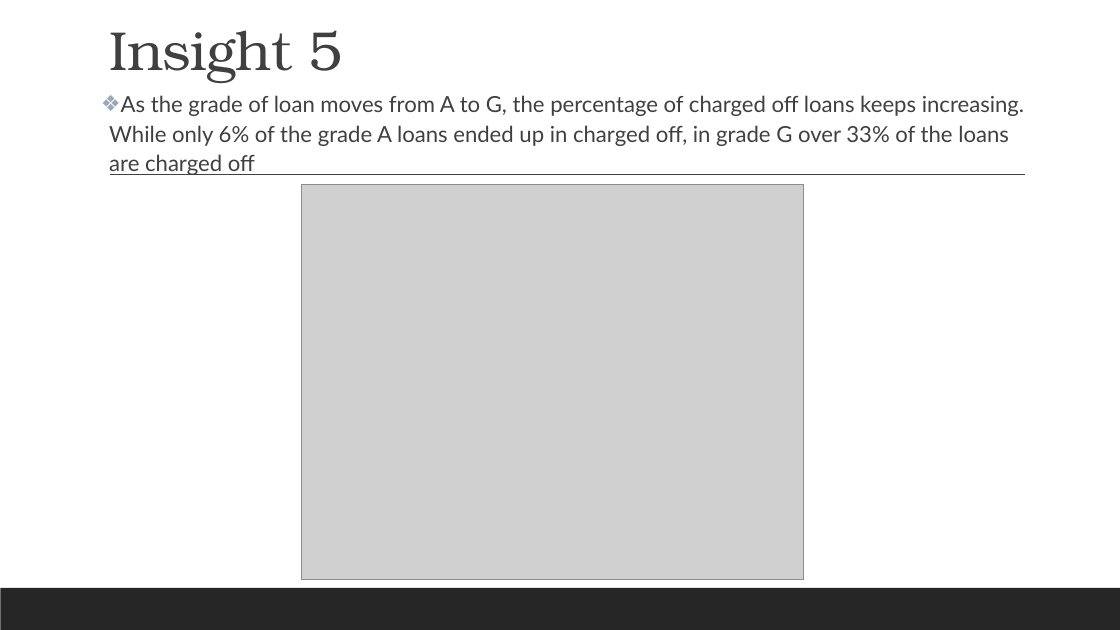
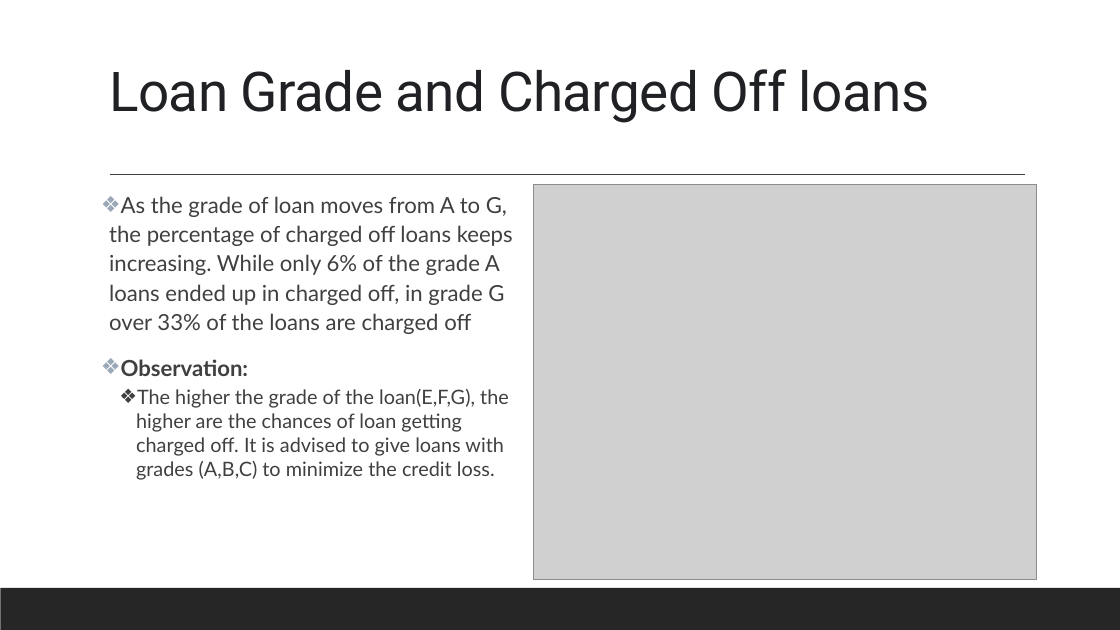
Before and after one commit to vidhyadharpandit/LendingClubCaseStudy, a slide deck: slide 12 of LendingClubCaseStudy-Presentation.pptx (slide 14 before the commit). Drawn at 1120x630 pixels with LibreOffice and Linux fonts; fonts in the diff are those of the drawing; grey boxes stand for pictures. Boxes give left, top, right and bottom in pixels: in the first picture for what was removed or moved away, otherwise in the second. Text is boxed around its words. In the diff, an @@ line names an element or a change of style, - is before the commit and + after.

```diff
--- a/LendingClubCaseStudy-Presentation.pptx
+++ b/LendingClubCaseStudy-Presentation.pptx
@@ title at bbox=[109, 69, 930, 123]: text changed; font TeX Gyre Bonum to Roboto; text colour #404040 to #202124 @@
-Insight 5
+Loan Grade and Charged Off loans
@@ text "As the grade of loan ...": place and size @@
-text "As the grade of loan ..." at bbox=[109, 95, 1024, 175]
+text "As the grade of loan ..." at bbox=[109, 196, 513, 480]
@@ picture: place and size @@
-picture at bbox=[302, 185, 804, 580]
+picture at bbox=[534, 185, 1036, 580]
@@ text at bbox=[121, 359, 509, 480]: paragraphs added @@
+❖ Observation:
+  ❖ The higher the grade of the loan(E,F,G), the higher are the chances of loan getting charged off. It is advised to give loans with grades (A,B,C) to minimize the credit loss.
```
Also in this commit, not shown: 11 other slides changed, 3 slides added, 5 slides removed, 2 other files.
